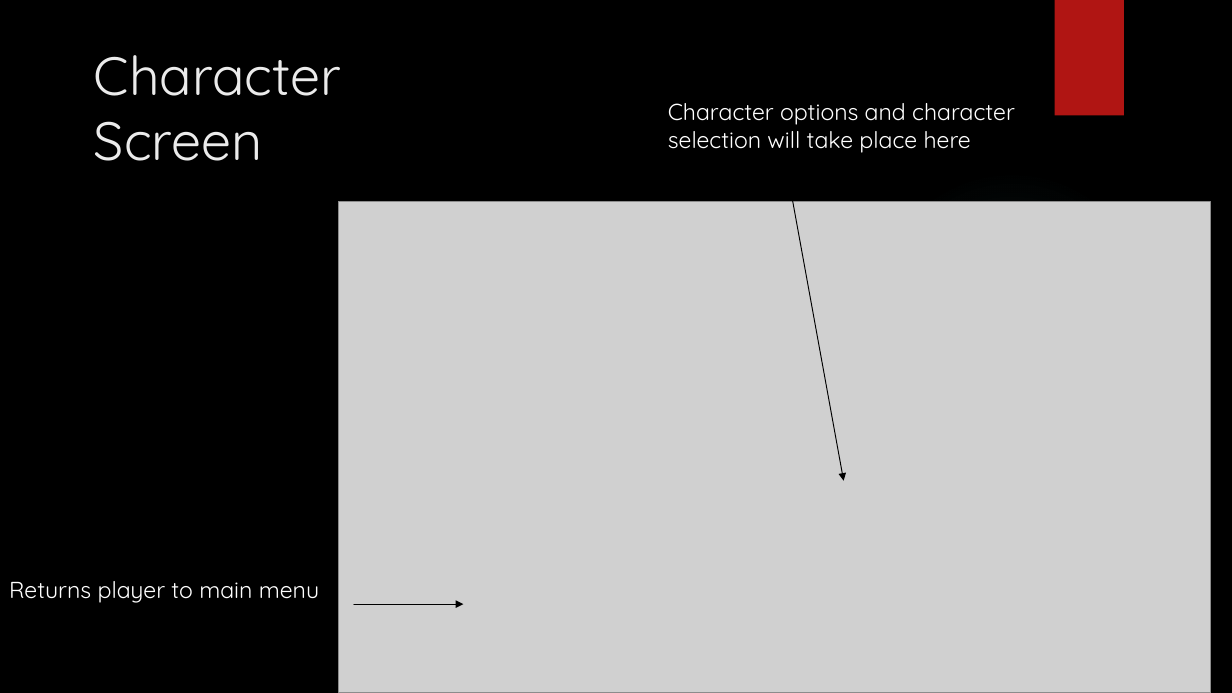
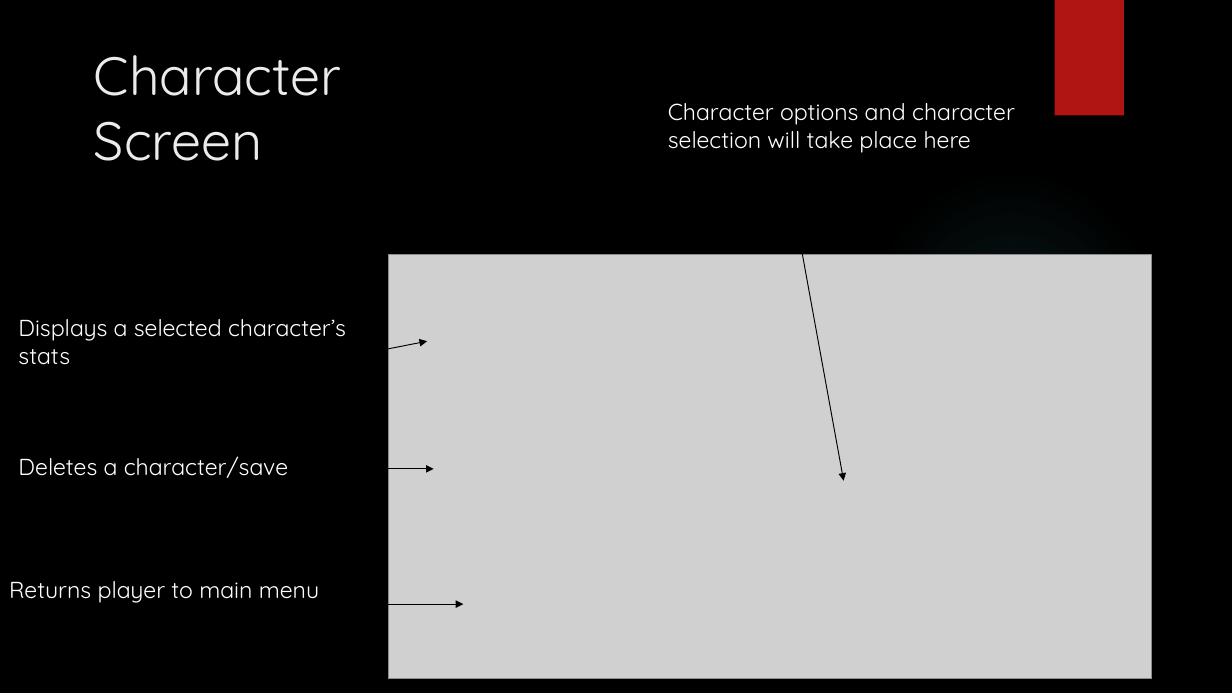
Before and after one commit to knkolbow/NAME, a slide deck: slide 8 of PowerPoint./Phase 2 Pre Presentation.pptx. Drawn at 1232x693 pixels with LibreOffice and Linux fonts; fonts in the diff are those of the drawing; grey boxes stand for pictures; background and template pictures are left out. Boxes give left, top, right and bottom in pixels: in the first picture for what was removed or moved away, otherwise in the second. Text is boxed around its words. In the diff, an @@ line names an element or a change of style, - is before the commit and + after.

```diff
--- a/PowerPoint./Phase 2 Pre Presentation.pptx
+++ b/PowerPoint./Phase 2 Pre Presentation.pptx
@@ picture: place and size @@
-picture at [338,201,1211,693]
+picture at [388,255,1152,679]
@@ text added at [18,319,346,365], 18 pt, text #FFFFFF @@
+Displays a selected character’s stats
@@ arrow added from (312, 364) to (427, 341), #000000 0.75 pt @@
@@ text added at [18,456,288,478], 18 pt, text #FFFFFF @@
+Deletes a character/save
@@ arrow added from (324, 469) to (433, 469), #000000 0.75 pt @@
```
Also in this commit, not shown: 1 other slide changed, 1 slide added.
